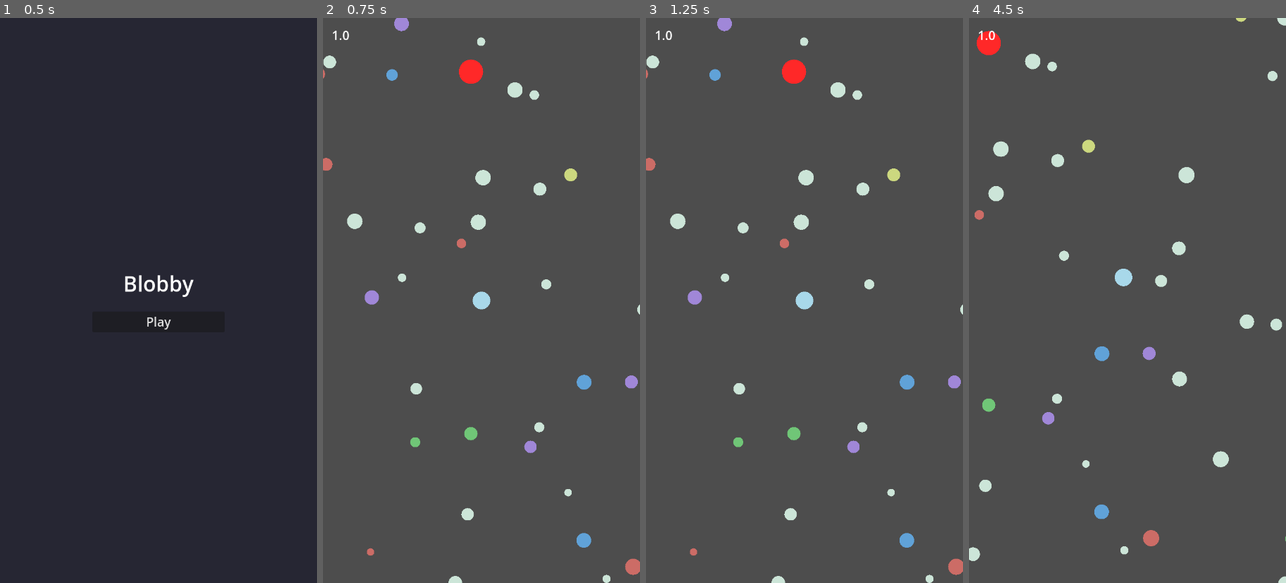
Above: before the commit, frames 1-4 (left to right).
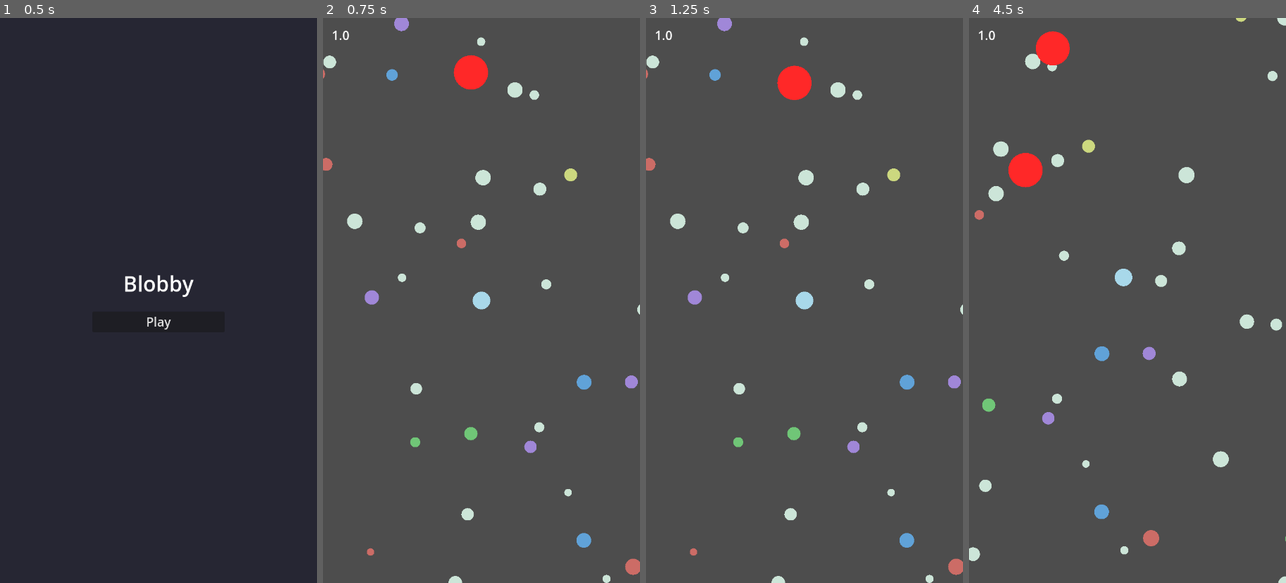
Above: after the commit, the same moments.

Repository: seanmcn/blobby
Game: Godot game, scene res://scenes/main.tscn
Two runs of this game, one before a commit and one after it. Both use one fixed random seed, a clock stepped at 60 frames per second and the inputs below.
Inputs (mouse positions are in pixels of both pictures, inside the frame that each line leads up to):
- Up to frame 1 (0.5 s): no input
- Up to frame 2 (0.75 s): click "Play" at 0.5 s
- Up to frame 3 (1.25 s): no input
- Up to frame 4 (4.5 s): move the mouse to (1197, 272) at 1.27 s; hold D (move_right) 1.28-2.03 s; move the mouse to (1064, 328) at 2.02 s; hold S (move_down) 2.03-2.78 s; move the mouse to (1159, 176) at 2.77 s; hold D (move_right) 2.78-3.53 s; move the mouse to (1111, 413) at 3.52 s; hold W (move_up) 3.53-4.28 s; move the mouse to (1222, 385) at 4.27 s; hold A (move_left) from 4.28 s (still down)

Frame 1 is identical in both runs. In frame 2, 0.3% of the frame differs, in the area x 41-53%, y 6-13%; in frame 3, 0.4%; in frame 4, 1.3%, in the area x 2-32%, y 2-30%.

Commit message:
Make hunters always pursue player and spawn larger
- Hunters now spawn at 2x-3x player size instead of time-based scaling
- Hunters always pursue the player regardless of distance
- Remove unused detection area and related code

Diff:
--- a/scenes/hunter.tscn
+++ b/scenes/hunter.tscn
@@ -4,9 +4,6 @@
 
 [sub_resource type="CircleShape2D" id="CircleShape2D_hunter"]
 radius = 25.0
-
-[sub_resource type="CircleShape2D" id="CircleShape2D_detection"]
-radius = 400.0
 
 [node name="Hunter" type="CharacterBody2D"]
 collision_layer = 4
@@ -19,10 +16,3 @@
 [node name="Sprite2D" type="Polygon2D" parent="."]
 color = Color(1, 0.4, 0.4, 1)
 polygon = PackedVector2Array(-25, 0, -24.5, 4.9, -23.1, 9.6, -20.8, 14, -17.7, 17.7, -14, 20.8, -9.6, 23.1, -4.9, 24.5, …(271 unchanged characters)…
-
-[node name="DetectionArea" type="Area2D" parent="."]
-collision_layer = 0
-collision_mask = 1
-
-[node name="CollisionShape2D" type="CollisionShape2D" parent="DetectionArea"]
-shape = SubResource("CircleShape2D_detection")
--- a/scripts/hunter.gd
+++ b/scripts/hunter.gd
@@ -1,7 +1,6 @@
 extends CharacterBody2D
 
 @export var base_speed: float = 80.0
-@export var detection_radius: float = 400.0
 @export var steering_strength: float = 2.0
 @export var base_radius: float = 25.0
 
@@ -11,14 +10,16 @@
 
 @onready var collision_shape: CollisionShape2D = $CollisionShape2D
 @onready var sprite: Polygon2D = $Sprite2D
-@onready var detection_area: Area2D = $DetectionArea
 
 
 func _ready() -> void:
 	add_to_group("hunters")
-	detection_area.body_entered.connect(_on_detection_body_entered)
-	detection_area.body_exited.connect(_on_detection_body_exited)
 	update_visual()
+	# Find and always target the player
+	await get_tree().process_frame
+	var players = get_tree().get_nodes_in_group("player")
+	if players.size() > 0:
+		target = players[0]
 
 
 func initialize(hunter_size: float) -> void:
@@ -37,12 +38,9 @@
 
 func _physics_process(delta: float) -> void:
 	if target and is_instance_valid(target):
-		var distance = global_position.distance_to(target.global_position)
-		if distance < detection_radius:
-			var desired = (target.global_position - global_position).normalized() * get_speed()
-			velocity = velocity.lerp(desired, steering_strength * delta)
-		else:
-			velocity = velocity.lerp(Vector2.ZERO, delta)
+		# Always pursue the player
+		var desired = (target.global_position - global_position).normalized() * get_speed()
+		velocity = velocity.lerp(desired, steering_strength * delta)
 	else:
 		# Drift slowly when no target
 		velocity = velocity.lerp(Vector2.ZERO, delta * 0.5)
@@ -85,13 +83,3 @@
 	health -= amount
 	if health <= 0:
 		queue_free()
-
-
-func _on_detection_body_entered(body: Node2D) -> void:
-	if body.is_in_group("player"):
-		target = body
-
-
-func _on_detection_body_exited(body: Node2D) -> void:
-	if body == target:
-		target = null
--- a/scripts/spawn_manager.gd
+++ b/scripts/spawn_manager.gd
@@ -131,10 +131,8 @@
 	)
 	hunter.global_position = pos
 
-	# Hunter size scales with time and player size
-	var min_size = 1.0 + time * 0.01
-	var max_size = min_size + player_size * 0.5
-	var hunter_size = chunk_rng.randf_range(min_size, max_size)
+	# Hunter size is always 2x-3x player size
+	var hunter_size = chunk_rng.randf_range(player_size * 2.0, player_size * 3.0)
 
 	hunter.initialize(hunter_size)
 	hunters_container.add_child(hunter)
